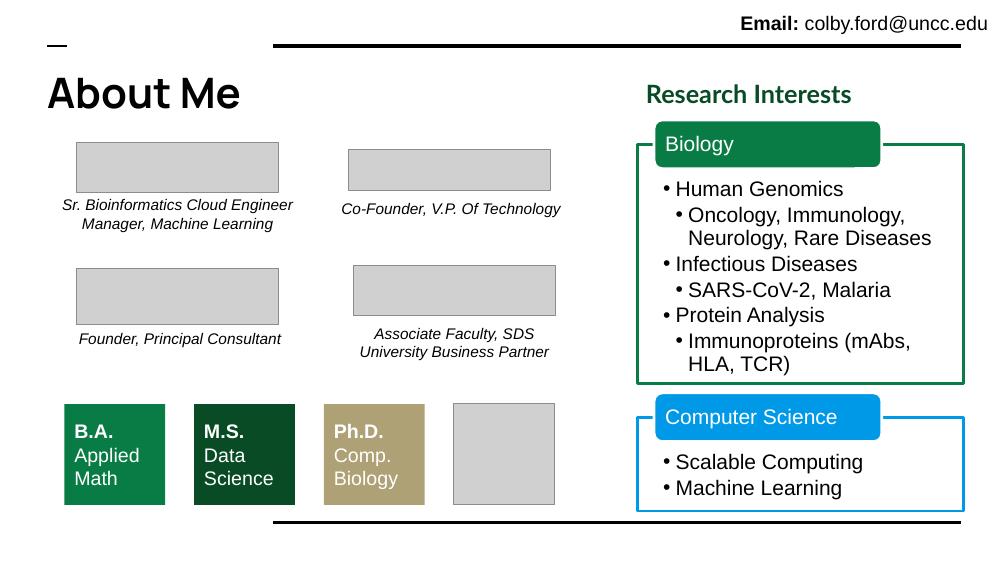
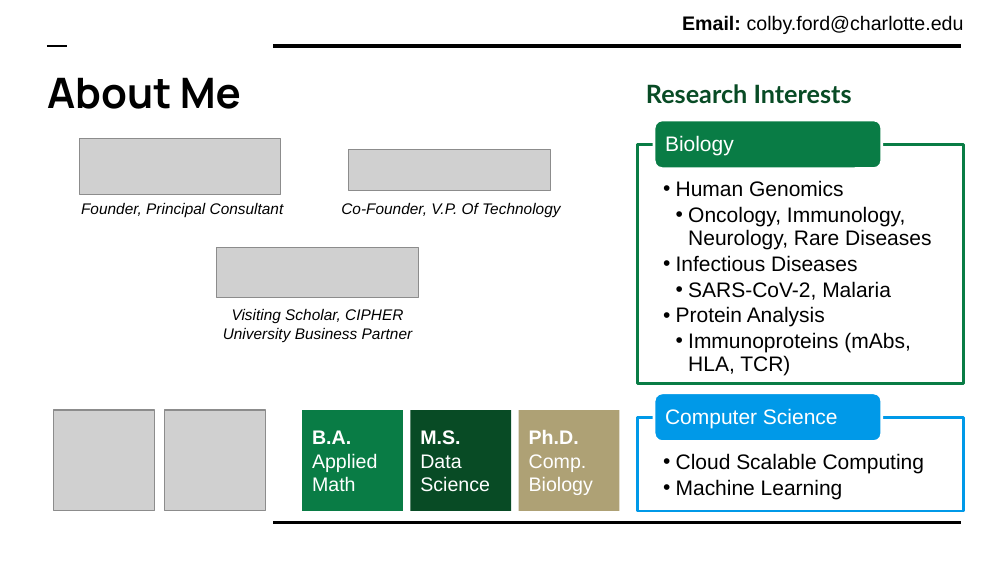
Before and after one commit to colbyford/colbyford.github.io, a slide deck: slide 3 of presentations/UNCC_GittingStarted_10-18-21.pptx. Drawn at 1008x567 pixels with LibreOffice and Linux fonts; fonts in the diff are those of the drawing; grey boxes stand for pictures. Boxes give left, top, right and bottom in pixels: in the first picture for what was removed or moved away, otherwise in the second. Text is boxed around its words. In the diff, an @@ line names an element or a change of style, - is before the commit and + after.

```diff
--- a/presentations/UNCC_GittingStarted_10-18-21.pptx
+++ b/presentations/UNCC_GittingStarted_10-18-21.pptx
@@ text at box(682, 15, 964, 34): text changed @@
-Email: colby.ford@uncc.edu
+Email: colby.ford@charlotte.edu
@@ picture removed at box(77, 143, 278, 193) @@
@@ picture: place and size @@
-picture at box(77, 268, 278, 324)
+picture at box(80, 139, 281, 195)
@@ text removed at box(62, 199, 293, 232) @@
-Sr. Bioinformatics Cloud Engineer
-Manager, Machine Learning
@@ text "Founder, Principal Consultant": place and size @@
-text "Founder, Principal Consultant" at box(79, 333, 281, 348)
+text "Founder, Principal Consultant" at box(81, 203, 284, 217)
@@ picture: place and size @@
-picture at box(354, 266, 555, 316)
+picture at box(217, 248, 418, 297)
@@ text "Visiting Scholar, CIPHER": place and size @@
-text "Visiting Scholar, CIPHER" at box(360, 328, 550, 361)
+text "Visiting Scholar, CIPHER" at box(223, 309, 413, 342)
@@ text at box(232, 309, 403, 323): text changed @@
-Associate Faculty, SDS
+Visiting Scholar, CIPHER
@@ picture added at box(54, 410, 155, 511) @@
@@ picture: place and size @@
-picture at box(454, 404, 554, 505)
+picture at box(164, 410, 265, 511)
@@ rectangle "B.A. AppliedMath": place and size @@
-rectangle "B.A. AppliedMath" at box(65, 404, 165, 505)
+rectangle "B.A. AppliedMath" at box(302, 410, 403, 511)
@@ rectangle "M.S. Data Science": place and size @@
-rectangle "M.S. Data Science" at box(195, 404, 295, 505)
+rectangle "M.S. Data Science" at box(410, 410, 511, 511)
@@ rectangle "Ph.D. Comp. Biology": place and size @@
-rectangle "Ph.D. Comp. Biology" at box(324, 404, 424, 505)
+rectangle "Ph.D. Comp. Biology" at box(519, 410, 620, 511)
@@ text at box(676, 453, 924, 474): text changed @@
-  • Scalable Computing
+  • Cloud Scalable Computing
```
Also in this commit, not shown: 2 other slides changed.
